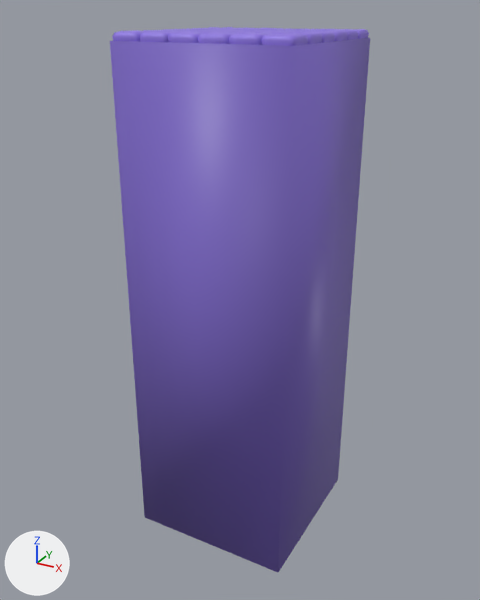
What one commit did to the FBX model Assets/Evan Game Kits/Arts/3D/Tiles/Tiles.fbx.
Rendered twice from a camera (50 mm lens) standing at (44.6, -34.71, -0.11) and looking at (33.82, -15.12, -9.9). The lights are fixed; the arrows at lower left show +X, +Y and +Z. Where no turn or scale is listed for an object, it has been applied to the vertices.

Before the edit, the objects in view are built like this:
```python
me_cube_090 = bpy.data.meshes.new('Cube.090')
me_cube_090.from_pydata(...)  # 2960 vertices, 2886 faces; spans x 0.0..6.0, y 0.0..6.0, z -18.0..0.3
# faces by material slot: [2880, 6]
me_cube_090.materials.append(mat_material_007)  # blue #9178e7
me_cube_090.materials.append(mat_material_008)  # blue #7c67c6
# before: 2952 (0.0, 0.0, -18.0) at pixel (144, 517), 2954 (0.0, 6.0, -18.0), 2956 (6.0, 0.0, -18.0) at pixel (278, 572), 2958 (6.0, 6.0, -18.0) at pixel (338, 479)
ob_cube_035 = bpy.data.objects.new('Cube.035', me_cube_090)
ob_cube_035.location = (31.0, -18.0, -1.0)
```
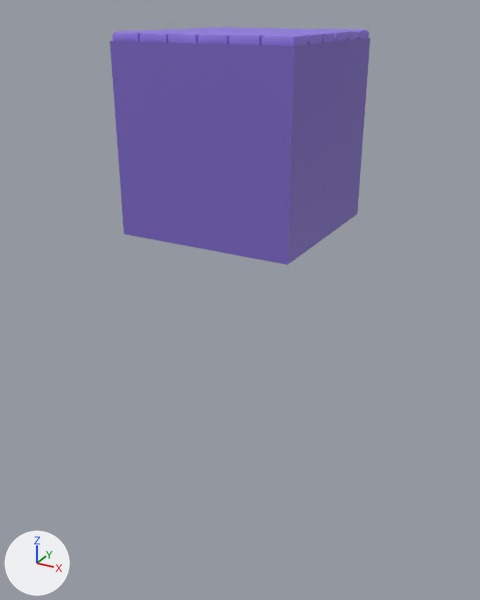
The newer file is also turned or shifted as a whole; pictures and numbers use the older file's frame.

Where the change shows, as pixel boxes (x1, y1, x2, y2) in the pictures (480 x 600 px; the box of a moved part takes in the faces that stretch with it):
'Cube.035', reshaped, shading changed (56% shorter): before (110, 27, 370, 572); after (110, 27, 370, 265)
part 1 of me_cube_090, moved or reshaped: before (110, 39, 358, 572); after (110, 39, 358, 265)
part 2 of me_cube_090, shading changed: (112, 27, 368, 46) in both

The change in detail:
me_cube_090 is used by ob_cube_035; location (31.0, -18.0, -1.0).
me_cube_090 had 2960 vertices, 2886 faces and spanned x 0.0..6.0, y 0.0..6.0, z -18.0..0.3.
me_cube_090 now has 2960 vertices, 2886 faces and spans x 0.0..6.0, y 0.0..6.0, z -6.0..0.3.
Part 1, on me_cube_090:
Vertices 2952, 2954, 2956, 2958 of me_cube_090 move by (0.0, 0.0, 12.0).
me_cube_090 part 2: edges marked sharp go from 0 to 1938.
